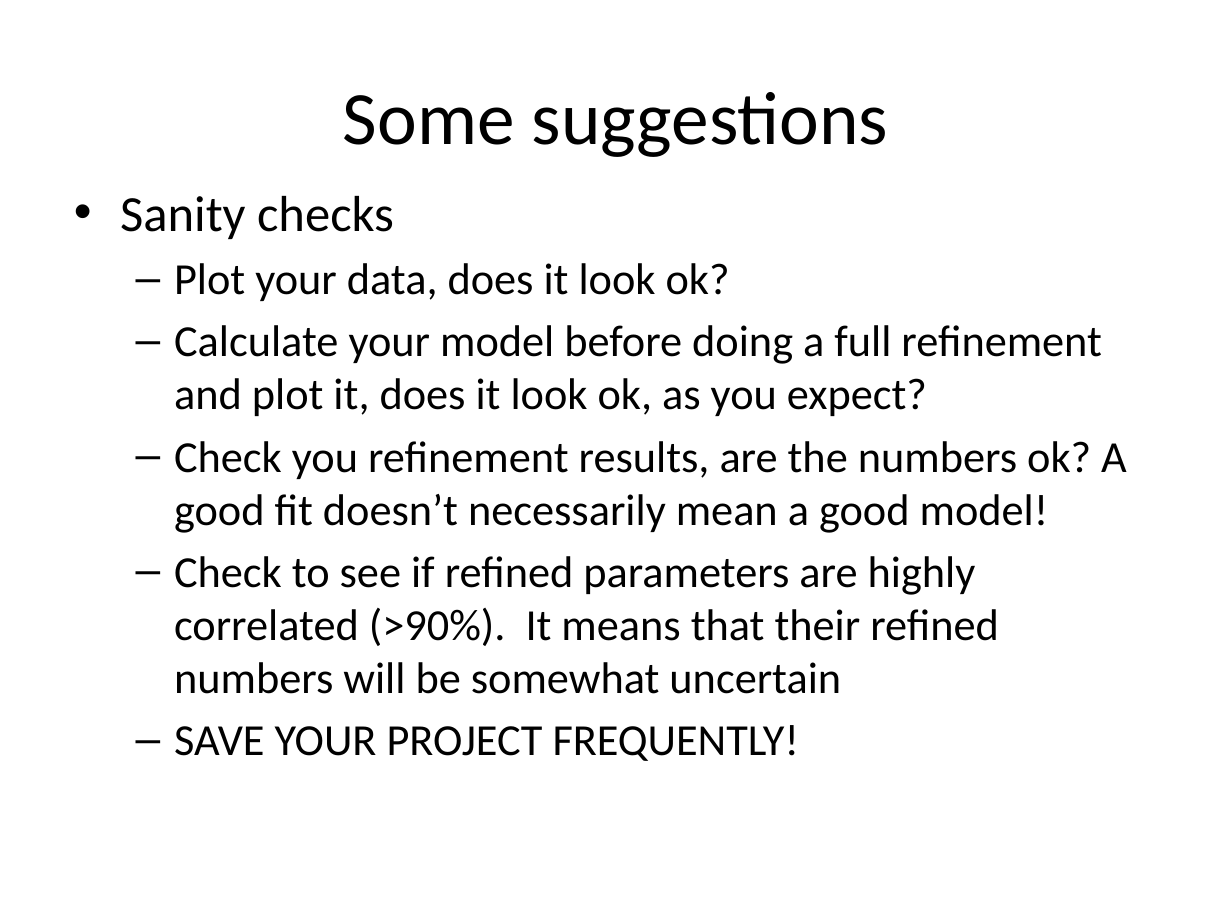
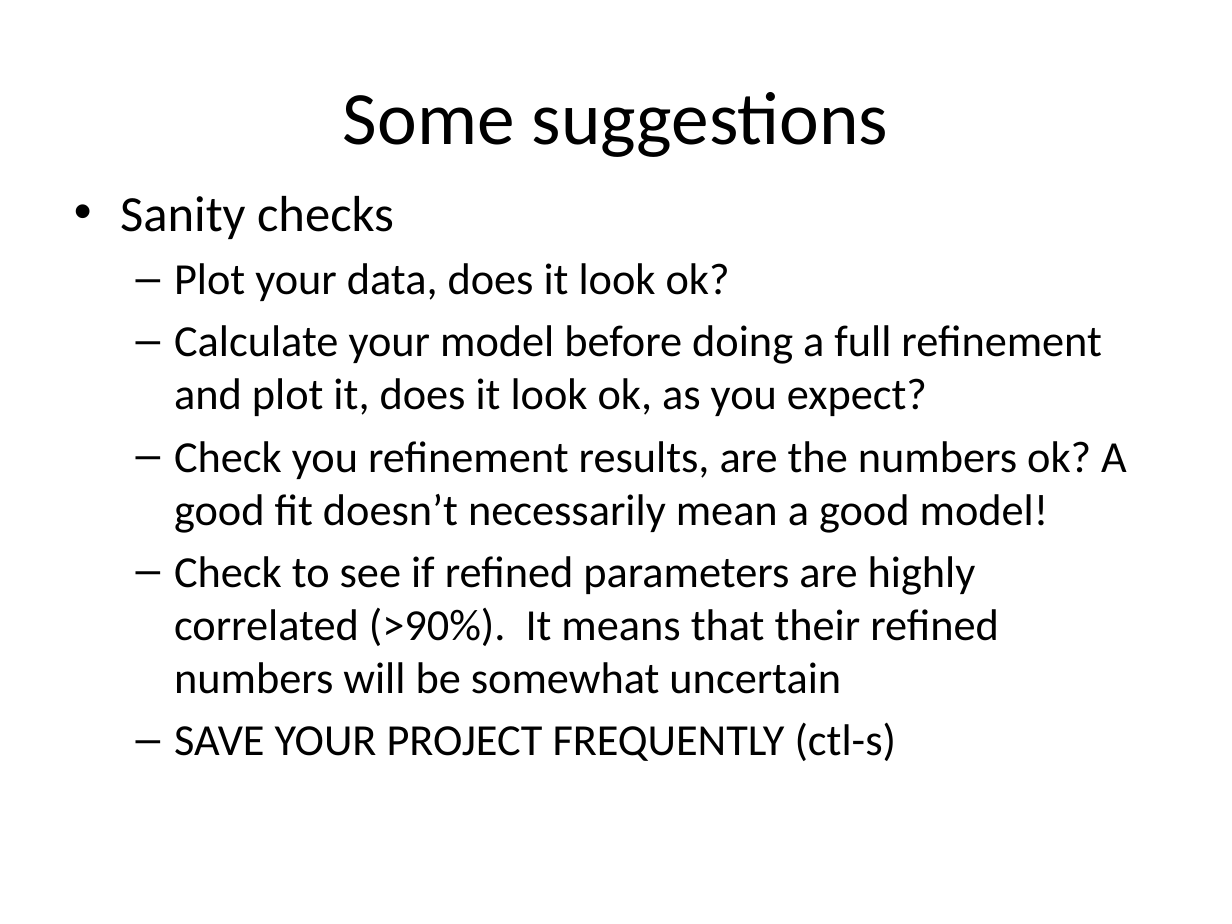
Before and after one commit to Billingegroup/toscaland21_pdf_tutorial, a slide deck: slide 8 of PDFguiQuickStart.pptx (slide 7 before the commit). Drawn at 1232x924 pixels with LibreOffice and Linux fonts; fonts in the diff are those of the drawing. Boxes give left, top, right and bottom in pixels: in the first picture for what was removed or moved away, otherwise in the second. Text is boxed around its words. In the diff, an @@ line names an element or a change of style, - is before the commit and + after.

```diff
--- a/PDFguiQuickStart.pptx
+++ b/PDFguiQuickStart.pptx
@@ text at (x1=174, y1=722, x2=896, y2=761): text changed @@
-  – SAVE YOUR PROJECT FREQUENTLY!
+  – SAVE YOUR PROJECT FREQUENTLY (ctl-s)
```
Also in this commit, not shown: 1 slide added.
